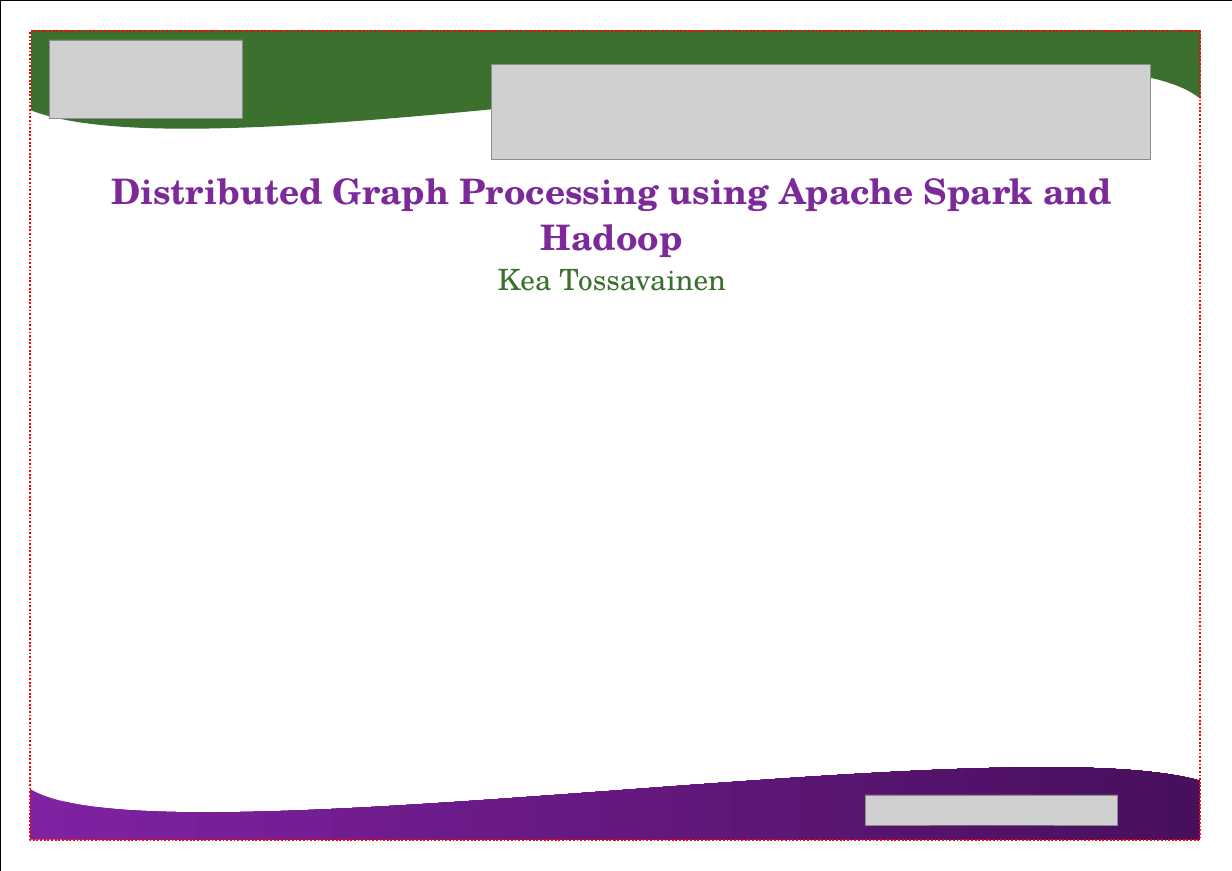
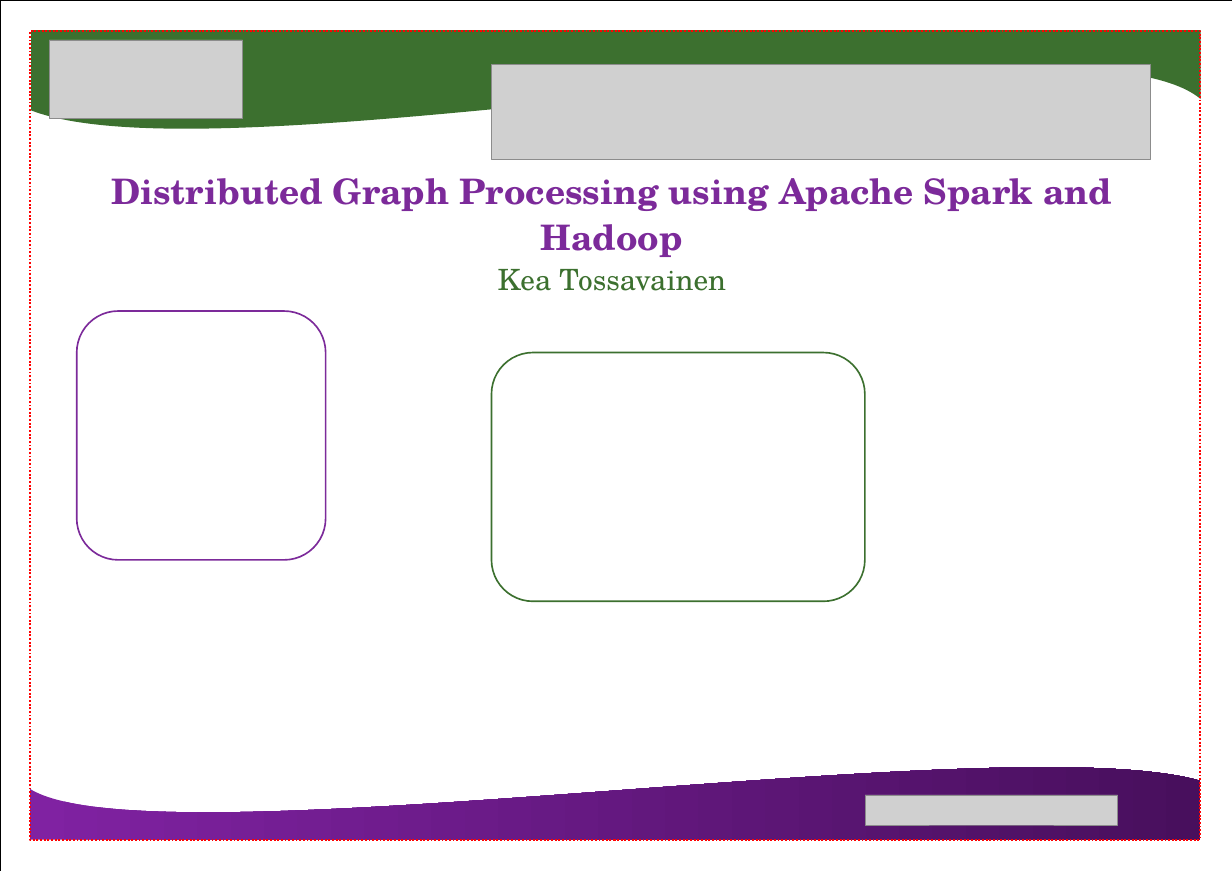
Before and after one commit to mesiaurora/FYP, a slide deck: slide 1 of Poster/kea-tossavainen-poster.ppt. Drawn at 1232x871 pixels with LibreOffice and Linux fonts; fonts in the diff are those of the drawing; grey boxes stand for pictures. Boxes give left, top, right and bottom in pixels: in the first picture for what was removed or moved away, otherwise in the second. Text is boxed around its words. In the diff, an @@ line names an element or a change of style, - is before the commit and + after.

```diff
--- a/Poster/kea-tossavainen-poster.ppt
+++ b/Poster/kea-tossavainen-poster.ppt
@@ rounded rectangle added at (77,311,326,560), outline #7C2A9A 2.24 pt @@
@@ rounded rectangle added at (491,352,865,601), outline #3C702F 2.24 pt @@
```
